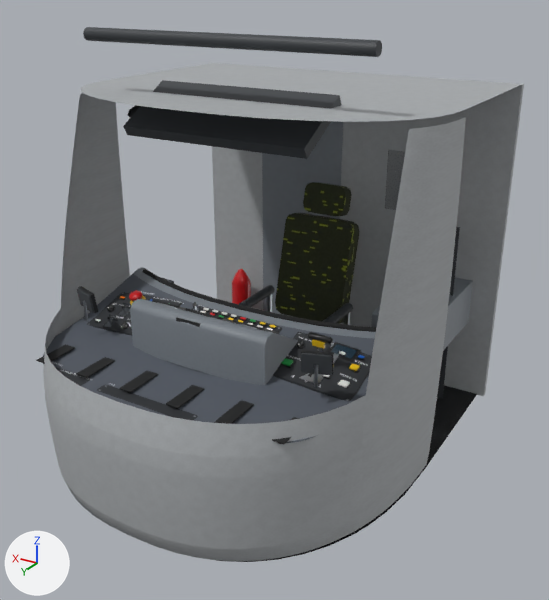
Two versions of the glTF model tram_parts/extremites/brest/cab_m.glb, one commit apart.
Rendered twice from a 50 mm lens placed at (-2.25, 6.71, 3.02), pointed at (-0.06, 3.07, 1.2). Arrows for +X, +Y and +Z are at lower left; the lights stay in place. The picture after the commit comes second. Where no turn or scale is listed for an object, it has been applied to the vertices. Vertices at exactly the same position are counted once.

Names of what the first picture shows: 'cab_shell', 'desk', 'driver_seat' and 9 more.
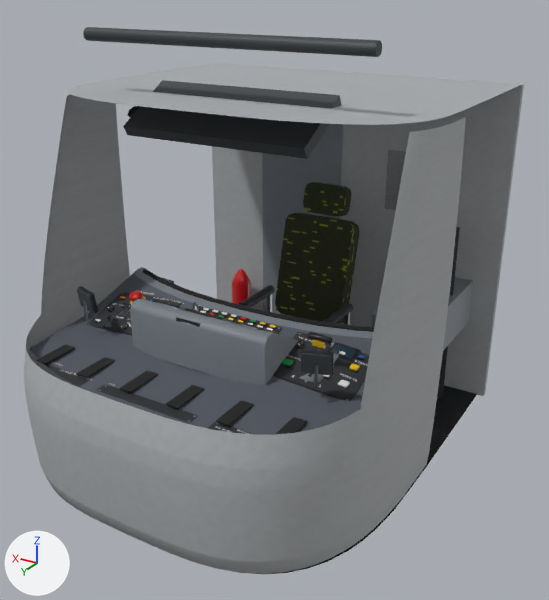
Pixel boxes [x1, y1, x2, y2] of what changed, in the pictures (549 x 600 px; the box of a moved part takes in the faces that stretch with it):
'cab_shell', reshaped
    before: [44, 27, 524, 562]
    after: [24, 27, 524, 574]
'desk', reshaped
    before: [36, 267, 377, 445]
    after: [30, 267, 374, 435]
part 1 of me_cab_shell, moved or reshaped
    before: [80, 96, 466, 500]
    after: [61, 97, 466, 516]
part 2 of me_cab_shell, surface changed
    before: [44, 87, 459, 562]
    after: [24, 85, 459, 574]
part 3 of me_desk, moved or reshaped
    before: [286, 333, 376, 443]
    after: [298, 333, 373, 432]
part 4 of me_desk, moved or reshaped
    before: [43, 270, 174, 356]
    after: [30, 270, 174, 359]

The change in detail:
me_cab_shell has 1220 vertices, 2030 faces and spans x -1.12..1.12, y 1.51..4.47, z 0.32..2.76.
me_cab_shell is used by ob_cab_shell; location (0.0, 0.0, 0.0).
me_cab_shell part 1: 742 of 1220 vertices moved; they spanned x -1.12..1.12, y 3.17..4.46, z 0.32..2.42 and now span x -1.12..1.12, y 3.25..4.46, z 0.32..2.42; mean shift (0.0, 0.09, 0.0); largest move (-1.09, 3.45, 0.9) -> (-1.1, 3.61, 0.9).
me_cab_shell part 2: 1160 kept faces spanning x -1.12..1.12, y 2.02..4.47, z 0.32..2.42 get new texture (UV) coordinates.
me_desk has 2430 vertices, 4064 faces and spans x -0.99..1.01, y -0.76..0.66, z -0.76..0.4.
me_desk is used by ob_desk; location (0.0, 3.642, 1.1).
Part 3, on me_desk:
Vertex 1182 of me_desk moves from (-0.97, -0.03, -0.03) to (-0.97, 0.27, -0.05).
Vertex 1183 of me_desk moves from (-0.97, -0.08, -0.01) to (-0.97, -0.03, -0.03).
Vertex 1184 of me_desk moves from (-0.97, -0.11, 0.0) to (-0.97, -0.08, -0.01).
Vertex 1185 of me_desk moves from (-0.97, -0.47, 0.1) to (-0.97, -0.11, 0.0).
Vertex 1186 of me_desk moves from (-0.95, -0.02, -0.03) to (-0.97, -0.47, 0.1).
Vertex 1187 of me_desk moves from (-0.95, -0.06, -0.01) to (-0.96, 0.45, -0.05) at pixel (328, 446).
Vertex 1188 of me_desk moves from (-0.95, -0.1, 0.0) to (-0.95, 0.46, -0.05) at pixel (325, 447).
Vertex 1189 of me_desk moves from (-0.95, -0.46, 0.1) to (-0.95, 0.28, -0.05).
Vertex 1190 of me_desk moves from (-0.94, 0.27, -0.05) at pixel (343, 426) to (-0.95, -0.02, -0.03).
Vertex 1191 of me_desk moves from (-0.94, 0.28, -0.05) at pixel (341, 426) to (-0.95, -0.06, -0.01).
Vertex 1192 of me_desk moves from (-0.88, -0.14, 0.03) at pixel (368, 372) to (-0.95, -0.1, 0.0).
Vertex 1193 of me_desk moves from (-0.88, -0.26, 0.06) to (-0.95, -0.46, 0.1).
Vertex 1194 of me_desk moves from (-0.88, 0.08, -0.03) at pixel (349, 402) to (-0.88, -0.14, 0.03).
Vertex 1195 of me_desk moves from (-0.88, -0.03, -0.01) at pixel (359, 388) to (-0.88, -0.26, 0.06).
Vertex 1196 of me_desk moves from (-0.87, 0.32, -0.05) to (-0.88, 0.08, -0.03) at pixel (349, 402).
Vertex 1197 of me_desk moves from (-0.87, 0.02, -0.03) at pixel (353, 395) to (-0.88, -0.03, -0.01) at pixel (359, 388).
Vertex 1198 of me_desk moves from (-0.87, -0.03, -0.01) at pixel (357, 389) to (-0.87, 0.5, -0.05).
Vertex 1199 of me_desk moves from (-0.87, -0.06, 0.0) at pixel (360, 384) to (-0.87, 0.32, -0.05) at pixel (325, 426).
Vertex 1200 of me_desk moves from (-0.87, -0.42, 0.1) to (-0.87, 0.02, -0.03) at pixel (353, 395).
Vertex 1201 of me_desk moves from (-0.85, 0.45, -0.05) at pixel (306, 439) to (-0.87, -0.03, -0.01) at pixel (357, 389).
Vertex 1202 of me_desk moves from (-0.84, 0.46, -0.05) at pixel (304, 440) to (-0.87, -0.06, 0.0) at pixel (360, 384).
Vertex 1203 of me_desk moves from (-0.81, 0.5, -0.05) at pixel (295, 442) to (-0.87, -0.42, 0.1).
Vertex 2117 of me_desk moves from (-0.96, -0.32, -0.07) to (-0.97, -0.32, -0.07).
me_desk part 4: 23 of 2430 vertices moved; they spanned x 0.81..0.96, y -0.75..0.5, z -0.07..0.1 and now span x 0.86..0.97, y -0.75..0.5, z -0.07..0.1; mean shift (0.01, 0.0, 0.0); largest move (0.86, -0.75, -0.05) -> (0.87, 0.5, -0.05).
